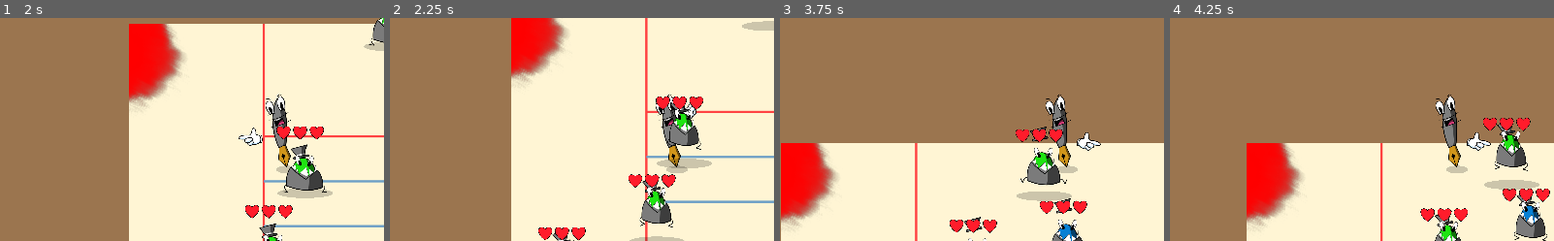
Above: before the commit, frames 1-4 (left to right).
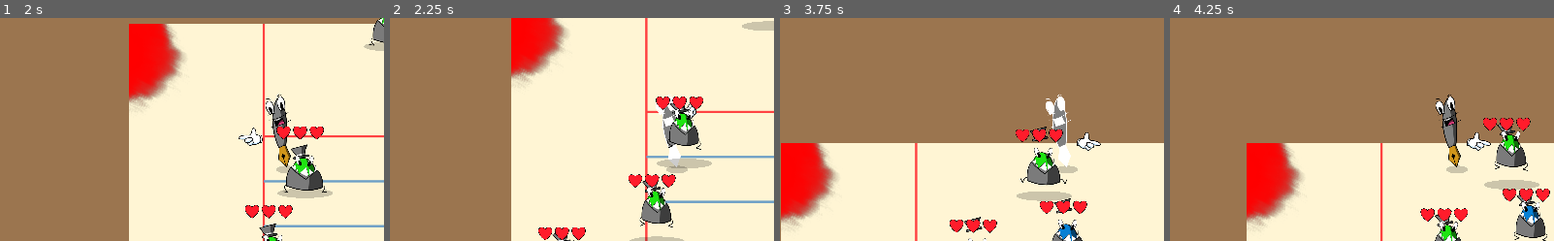
Above: after the commit, the same moments.

Repository: kevinlights/chromatic-fever
Game: Godot game, scene res://Game.tscn
Two runs of this game, one before a commit and one after it. Both use one fixed random seed, a clock stepped at 60 frames per second and the inputs below.
Inputs (mouse positions are % of the whole screen's width and height, from its top left):
- Up to frame 1 (2 s): move the mouse to (72, 44) at 0.52 s; hold Right (ui_right) 0.53-1.28 s; hold Right mouse button (clic_droit) 0.53-1.28 s; move the mouse to (29, 54) at 1.27 s; hold Down (ui_down) from 1.28 s (still down); click (29, 54) at 1.35 s
- Up to frame 2 (2.25 s): move the mouse to (60, 27) at 2.02 s; release Down (ui_down) at 2.03 s; hold Right (ui_right) from 2.03 s (still down); hold Right mouse button (clic_droit) from 2.03 s (still down)
- Up to frame 3 (3.75 s): move the mouse to (45, 69) at 2.77 s; release Right (ui_right) at 2.78 s; release Right mouse button (clic_droit) at 2.78 s; hold Up (ui_up) 2.78-3.53 s; click (45, 69) at 2.85 s; move the mouse to (80, 64) at 3.52 s; hold Left (ui_left) from 3.53 s (still down); hold Right mouse button (clic_droit) from 3.53 s (still down)
- Up to frame 4 (4.25 s): keep holding Left (ui_left); keep holding Right mouse button (clic_droit)
The pictures show only the part of the screen within x 13-63%, y 23-73%; the shares and areas given below are measured in that part.

Frame 1 is identical in both runs. In frame 2, 0.5% of the frame differs, in the area x 69-76%, y 33-67%; in frame 3, 0.6%; in frame 4, nothing differs.
Error in both runs: Trying to assign value of type 'Node2D' to a variable of type 'KinematicBody2D'. (res://HUD/Score.gd:3)

Commit message:
m

Diff:
--- a/Player/Player.tscn
+++ b/Player/Player.tscn
@@ -9,13 +9,14 @@
 [ext_resource path="res://Assets/particule1.png" type="Texture" id=7]
 [ext_resource path="res://Assets/hand.png" type="Texture" id=8]
 [ext_resource path="res://Player/PlayerHitBox.gd" type="Script" id=9]
-[ext_resource path="res://Assets/heros_couleur.png" type="Texture" id=10]
-[ext_resource path="res://Assets/heros_corps.png" type="Texture" id=11]
-[ext_resource path="res://Assets/heros_face.png" type="Texture" id=12]
-[ext_resource path="res://Sounds/oof.wav" type="AudioStream" id=13]
-[ext_resource path="res://Sounds/claquement.wav" type="AudioStream" id=14]
-[ext_resource path="res://Sounds/claquement2.wav" type="AudioStream" id=15]
-[ext_resource path="res://Sounds/claquement3.wav" type="AudioStream" id=16]
+[ext_resource path="res://Enemies/blanc.shader" type="Shader" id=10]
+[ext_resource path="res://Assets/heros_couleur.png" type="Texture" id=11]
+[ext_resource path="res://Assets/heros_corps.png" type="Texture" id=12]
+[ext_resource path="res://Assets/heros_face.png" type="Texture" id=13]
+[ext_resource path="res://Sounds/oof.wav" type="AudioStream" id=14]
+[ext_resource path="res://Sounds/claquement.wav" type="AudioStream" id=15]
+[ext_resource path="res://Sounds/claquement2.wav" type="AudioStream" id=16]
+[ext_resource path="res://Sounds/claquement3.wav" type="AudioStream" id=17]
 
 [sub_resource type="RectangleShape2D" id=1]
 extents = Vector2( 32, 32 )
@@ -108,9 +109,30 @@
 [sub_resource type="RectangleShape2D" id=11]
 extents = Vector2( 32, 160.526 )
 
+[sub_resource type="ShaderMaterial" id=12]
+shader = ExtResource( 10 )
+shader_param/f = 0.0
+
+[sub_resource type="Animation" id=13]
+resource_name = "hurt"
+length = 0.5
+tracks/0/type = "value"
+tracks/0/path = NodePath("LesSprites:material:shader_param/f")
+tracks/0/interp = 0
+tracks/0/loop_wrap = true
+tracks/0/imported = false
+tracks/0/enabled = true
+tracks/0/keys = {
+"times": PoolRealArray( 0, 0.5 ),
+"transitions": PoolRealArray( 1, 1 ),
+"update": 0,
+"values": [ 1.0, 0.0 ]
+}
+
 [node name="Player" type="KinematicBody2D"]
 scale = Vector2( 0.3, 0.3 )
 script = ExtResource( 1 )
+on_hit_speed = 3000
 
 [node name="particule2" type="Sprite" parent="."]
 modulate = Color( 0, 0, 0, 0.196078 )
@@ -132,6 +154,7 @@
 script = ExtResource( 4 )
 
 [node name="Hand" type="Node2D" parent="."]
+editor/display_folded = true
 script = ExtResource( 5 )
 
 [node name="Explosion" type="Node2D" parent="Hand"]
@@ -193,32 +216,41 @@
 shape = SubResource( 11 )
 
 [node name="LesSprites" type="Node2D" parent="."]
+editor/display_folded = true
+material = SubResource( 12 )
 position = Vector2( 8.42105, -2.45031 )
 
 [node name="heros_couleur" type="Sprite" parent="LesSprites"]
+use_parent_material = true
 position = Vector2( -11.9495, -62.1373 )
-texture = ExtResource( 10 )
+texture = ExtResource( 11 )
 
 [node name="heros_corps" type="Sprite" parent="LesSprites"]
-texture = ExtResource( 11 )
+use_parent_material = true
+texture = ExtResource( 12 )
 
 [node name="heros_face" type="Sprite" parent="LesSprites"]
+use_parent_material = true
 position = Vector2( -21.3132, -145.732 )
-texture = ExtResource( 12 )
+texture = ExtResource( 13 )
+
+[node name="AnimationPlayer" type="AnimationPlayer" parent="."]
+anims/hurt = SubResource( 13 )
 
 [node name="Sounds" type="Node" parent="."]
+editor/display_folded = true
 
 [node name="oof" type="AudioStreamPlayer" parent="Sounds"]
-stream = ExtResource( 13 )
+stream = ExtResource( 14 )
 
 [node name="shot1" type="AudioStreamPlayer" parent="Sounds"]
-stream = ExtResource( 14 )
-volume_db = -5.0
-
-[node name="shot2" type="AudioStreamPlayer" parent="Sounds"]
 stream = ExtResource( 15 )
 volume_db = -5.0
 
-[node name="shot3" type="AudioStreamPlayer" parent="Sounds"]
+[node name="shot2" type="AudioStreamPlayer" parent="Sounds"]
 stream = ExtResource( 16 )
 volume_db = -5.0
+
+[node name="shot3" type="AudioStreamPlayer" parent="Sounds"]
+stream = ExtResource( 17 )
+volume_db = -5.0
Not shown: 1 places in Player/Player.tscn that only renumber resources
